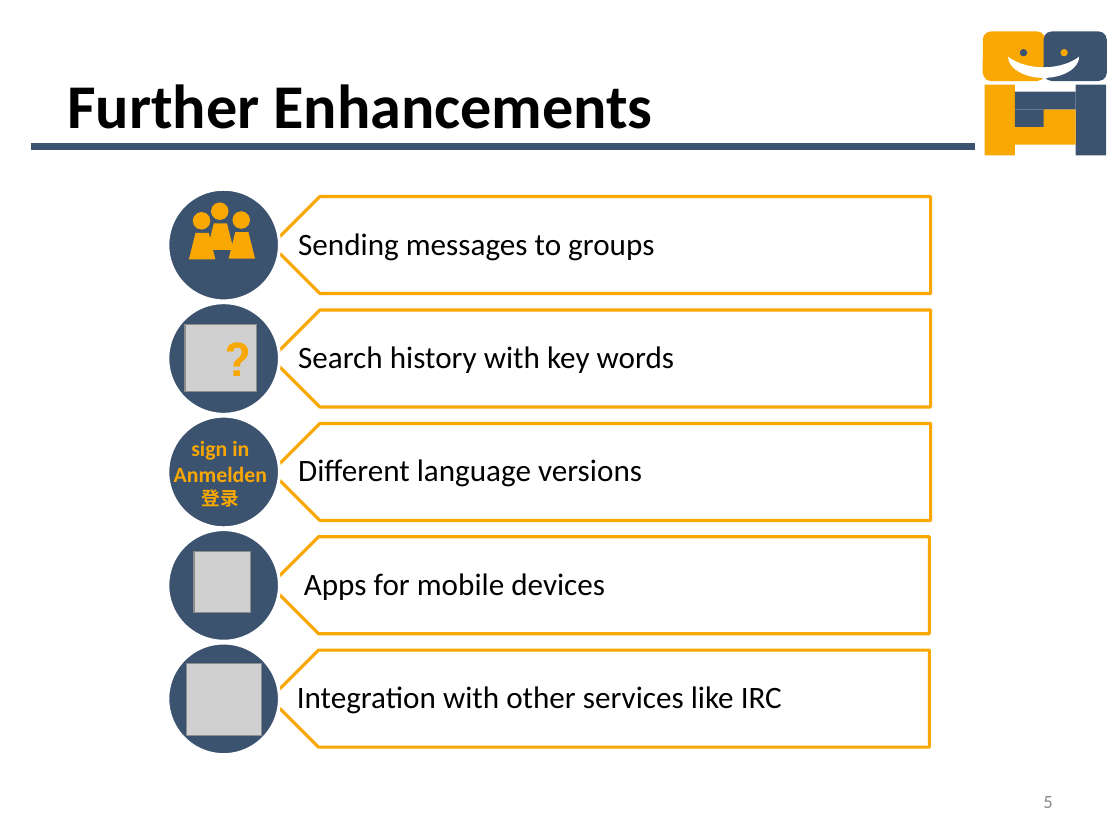
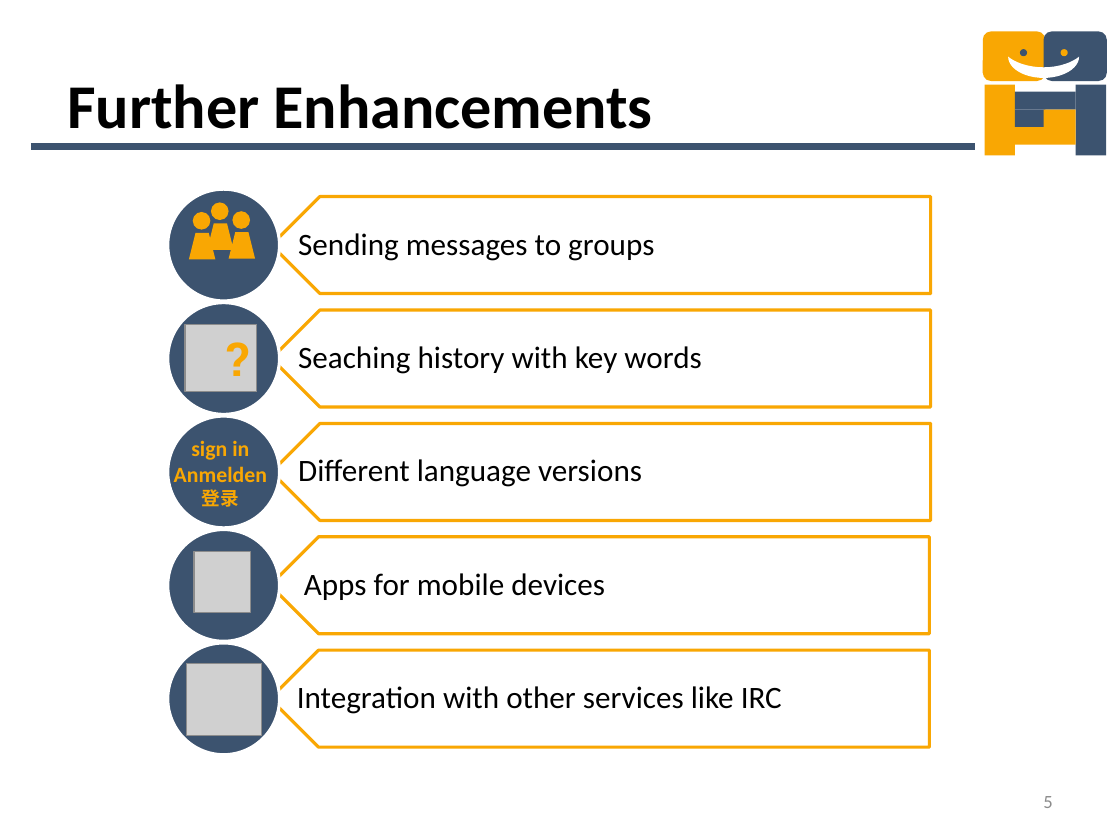
Before and after one commit to mdger/UGNM_Instantmessaging, a slide deck: slide 5 of UGNM_Instantmessaging/doc/PresentationIM.pptx. Drawn at 1120x840 pixels with LibreOffice and Linux fonts; fonts in the diff are those of the drawing; grey boxes stand for pictures. Boxes give left, top, right and bottom in pixels: in the first picture for what was removed or moved away, otherwise in the second. Text is boxed around its words. In the diff, an @@ line names an element or a change of style, - is before the commit and + after.

```diff
--- a/UGNM_Instantmessaging/doc/PresentationIM.pptx
+++ b/UGNM_Instantmessaging/doc/PresentationIM.pptx
@@ text at <box>298,346,701,374</box>: text changed @@
-Search history with key words
+Seaching history with key words
```
Also in this commit, not shown: 2 other slides changed, 5 slides added, 1 other file.
